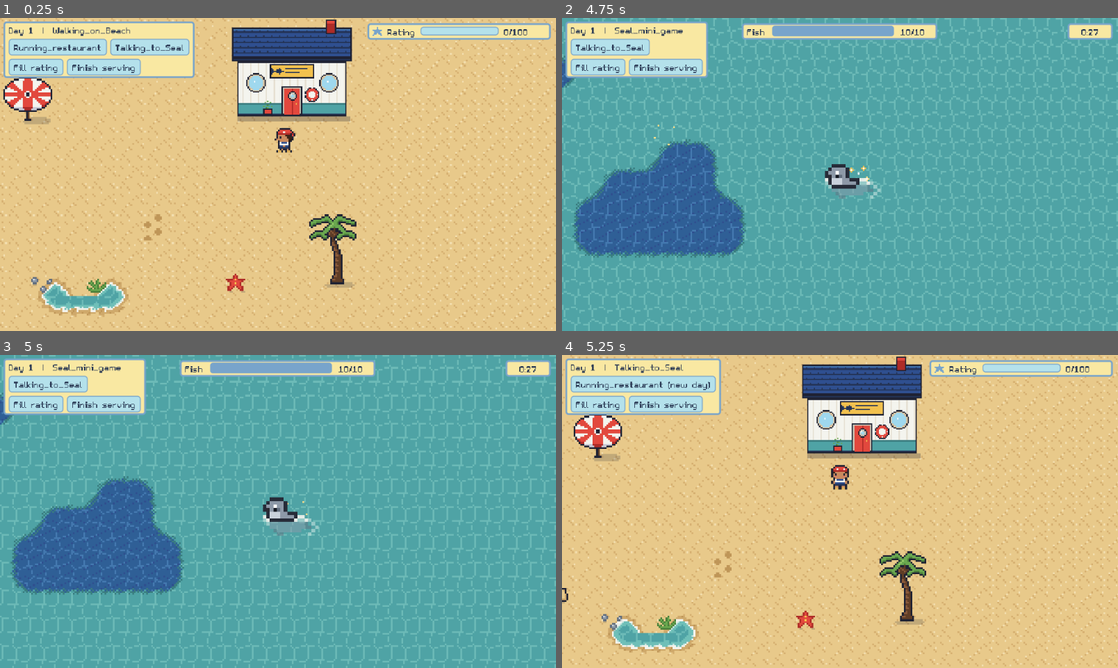
Above: before the commit, frames 1-4 (two rows, left to right).
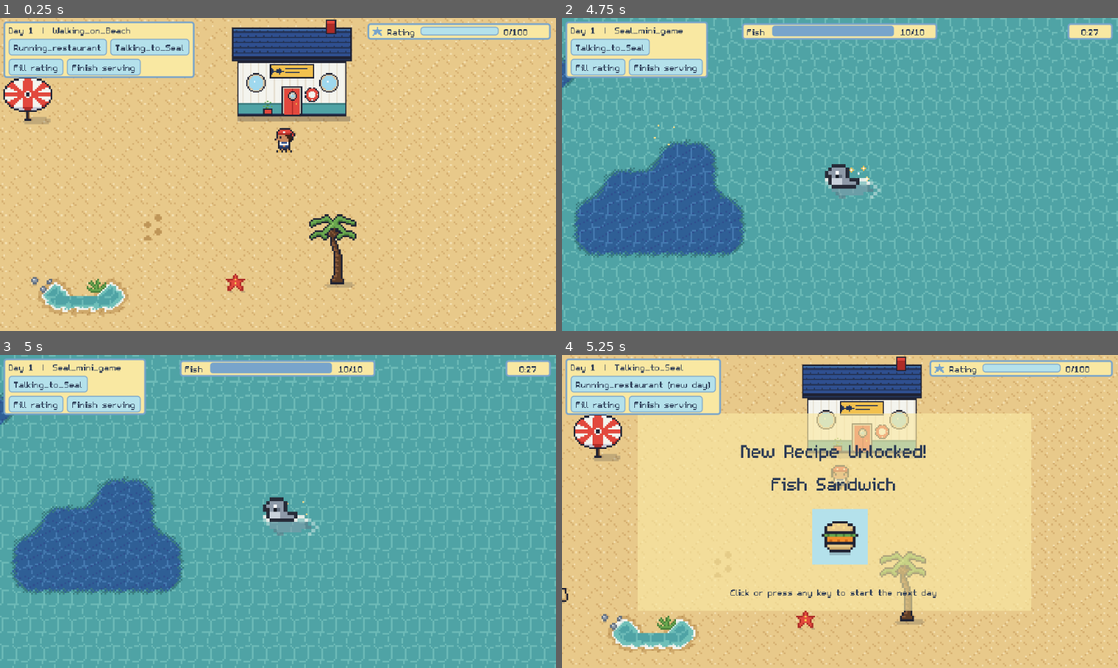
Above: after the commit, the same moments.

Repository: Virhamand/Seal-of-Approval
Game: Godot game, scene res://tests/state_machine_test.tscn
Two runs of this game, one before a commit and one after it. Both use one fixed random seed, a clock stepped at 60 frames per second and the inputs below. This scene is started directly instead of the project's main scene.
Inputs (mouse positions are in pixels of both pictures, inside the frame that each line leads up to):
- Up to frame 1 (0.25 s): no input
- Up to frame 2 (4.75 s): tap Enter (ui_accept) at 0.5, 0.77, 1.52, 3.02, 3.77, 4.52 s; move the mouse to (962, 158) at 0.52 s; hold Right (right) 0.53-1.28 s; hold F (interact) 0.53-1.28 s; click (962, 158) at 0.67 s; move the mouse to (728, 190) at 1.27 s; hold S (down) 1.28-2.03 s; tap E at 1.35 s; click (728, 190) at 1.42 s; move the mouse to (895, 105) at 2.02 s; hold Right (right) 2.03-2.78 s; tap Space at 2.1 s; click (895, 105) at 2.17 s; move the mouse to (812, 237) at 2.77 s; hold Up (up) 2.78-3.53 s; tap Keypad Enter at 2.85 s; click (812, 237) at 2.92 s; move the mouse to (1006, 221) at 3.52 s; hold A (left) from 3.53 s (still down); tap Q at 3.6 s; click (1006, 221) at 3.67 s; move the mouse to (673, 127) at 4.27 s; tap X at 4.35 s; click (673, 127) at 4.42 s
- Up to frame 3 (5 s): keep holding A (left)
- Up to frame 4 (5.25 s): move the mouse to (867, 511) at 5.02 s; release A (left) at 5.03 s; hold S (down) from 5.03 s (still down); hold F (interact) from 5.03 s (still down); click (867, 511) at 5.17 s

Frames 1-3 are identical in both runs. In frame 4, 9.9% of the frame differs, in the area x 13-85%, y 18-82%.
Error before the commit: Invalid assignment of property or key 'won' with value of type 'bool' on a base object of type 'CanvasLayer'. (res://scripts/game.gd:213)

Commit message:
Update new recipe screen

Diff:
--- a/scenes/new_recipe.tscn
+++ b/scenes/new_recipe.tscn
@@ -13,7 +13,7 @@
 anchor_bottom = 0.5
 offset_left = -233.5
 offset_top = -113.5
-offset_right = 233.5
+offset_right = 219.5
 offset_bottom = 113.5
 grow_horizontal = 2
 grow_vertical = 2
--- a/scripts/game_state.gd
+++ b/scripts/game_state.gd
@@ -36,9 +36,27 @@
 	State.SEAL_MINI_GAME: "Seal_mini_game",
 }
 
-## Recipes unlocked one per mini-game win, in the legacy game's order.
-const RECIPE_ORDER := ["Fish Sandwich", "Berry Drink", "Fish Soup", "Hot Cocoa",
-		"Seafood Stew", "Berry Smoothie", "Salmon Platter", "Iced Special"]
+## Recipes unlocked one per win (the first one by feeding the seal on day 1).
+## Fries and Water are on the menu from the start.
+const RECIPE_ORDER := ["Fish Sandwich", "Smoothie", "Fish Soup", "Fizzy Drink",
+		"Seafood Stew", "Salmon Platter"]
+
+## 16x16 menu icon for every recipe.
+const RECIPE_ICONS := {
+	"Fries": "res://sprites/sprite_sheets/fries_A.png",
+	"Water": "res://sprites/sprite_sheets/water_A.png",
+	"Fish Sandwich": "res://sprites/sprite_sheets/fish_sandwich_A.png",
+	"Smoothie": "res://sprites/sprite_sheets/smoothie_A.png",
+	"Fish Soup": "res://sprites/sprite_sheets/fish_soup_A.png",
+	"Fizzy Drink": "res://sprites/sprite_sheets/fizzy_drink_B.png",
+	"Seafood Stew": "res://sprites/sprite_sheets/seafood_stew_A.png",
+	"Salmon Platter": "res://sprites/sprite_sheets/salmon_platter_A.png",
+}
+
+
+## The menu icon for `recipe`, or null if it has none.
+static func recipe_icon(recipe: String) -> Texture2D:
+	return load(RECIPE_ICONS[recipe]) if recipe in RECIPE_ICONS else null
 
 signal state_changed(from: State, to: State)
 signal day_started(day: int)
--- a/scripts/new_recipe.gd
+++ b/scripts/new_recipe.gd
@@ -1,4 +1,4 @@
-extends Node2D
+extends CanvasLayer
 ## Mini-game result pop-up, shown over Talking_to_Seal:
 ## "New Recipe Unlocked!" on a win, "Out of time!" when the timer ran out.
 ## Colours come from UiTheme (the panel keeps the translucency set in the scene).
@@ -12,6 +12,8 @@
 var recipe_name := ""
 ## Ignore input for a moment so a key still held from the mini-game doesn't skip it.
 @export var input_delay := 0.4
+## Gap between the picture frame and the recipe icon (pixels).
+@export var icon_padding := 8.0
 
 @onready var panel: ColorRect = $ColorRect
 @onready var title: Label = $Label
@@ -32,6 +34,7 @@
 	for l in [title, name_label]:
 		l.theme = UiTheme.theme
 		l.add_theme_color_override("font_color", UiTheme.text)
+		l.add_theme_font_size_override("font_size", UiTheme.title_font_size)
 	# centre both labels across the panel so long names fit
 	for l in [title, name_label]:
 		l.position.x = panel.position.x
@@ -39,6 +42,7 @@
 		l.horizontal_alignment = HORIZONTAL_ALIGNMENT_CENTER
 	if won:
 		name_label.text = recipe_name if recipe_name != "" else "Menu complete!"
+		_show_icon()
 	else:
 		title.text = "Out of time!"
 		name_label.text = "No new recipe today"
@@ -54,6 +58,26 @@
 	get_tree().create_timer(input_delay).timeout.connect(func(): _accepting = true)
 
 
+## The unlocked recipe's menu icon, scaled up inside the picture frame.
+func _show_icon() -> void:
+	var icon := GameState.recipe_icon(recipe_name)
+	if icon == null:
+		picture.hide()
+		return
+	var tex := TextureRect.new()
+	tex.texture = icon
+	tex.texture_filter = CanvasItem.TEXTURE_FILTER_NEAREST
+	tex.expand_mode = TextureRect.EXPAND_IGNORE_SIZE
+	tex.stretch_mode = TextureRect.STRETCH_KEEP_ASPECT_CENTERED
+	tex.mouse_filter = Control.MOUSE_FILTER_IGNORE
+	tex.set_anchors_and_offsets_preset(Control.PRESET_FULL_RECT)
+	tex.offset_left = icon_padding
+	tex.offset_top = icon_padding
+	tex.offset_right = -icon_padding
+	tex.offset_bottom = -icon_padding
+	picture.add_child(tex)
+
+
 func _unhandled_input(event: InputEvent) -> void:
 	if not _accepting:
 		return
--- a/tests/state_machine_test.gd
+++ b/tests/state_machine_test.gd
@@ -170,7 +170,7 @@
 	GameState.go(S.WALKING_ON_BEACH); GameState.go(S.TALKING_TO_SEAL); GameState.go(S.SEAL_MINI_GAME)
 	GameState.go(S.TALKING_TO_SEAL)   # debug-button shortcut
 	await frames(5)
-	check(game.popup != null and game.popup.name_label.text == "Berry Drink", "second unlock is Berry Drink")
+	check(game.popup != null and game.popup.name_label.text == "Smoothie", "second unlock is Smoothie")
 	await get_tree().create_timer(0.5).timeout
 	var click := InputEventMouseButton.new()
 	click.button_index = MOUSE_BUTTON_LEFT
